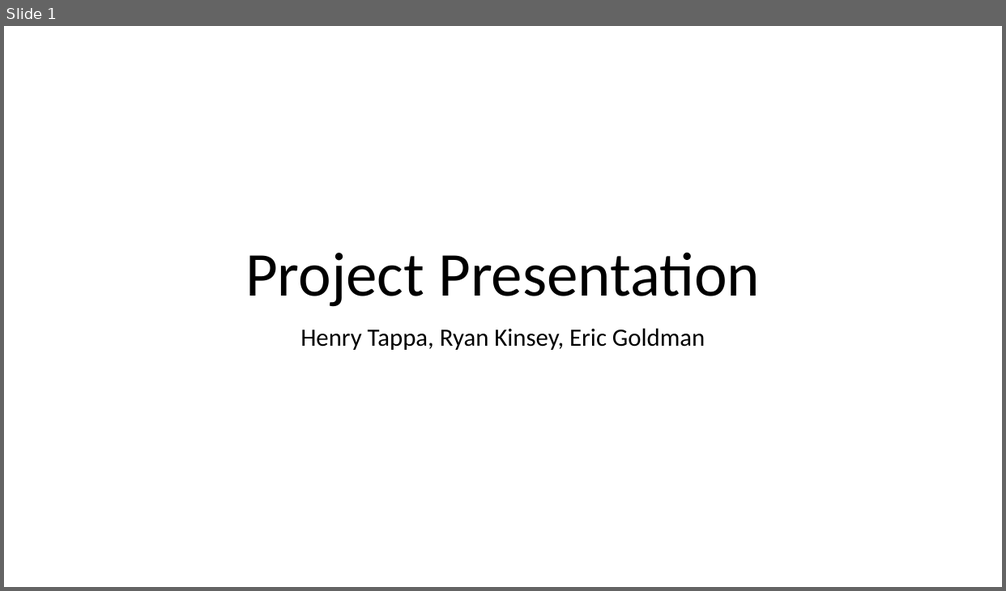
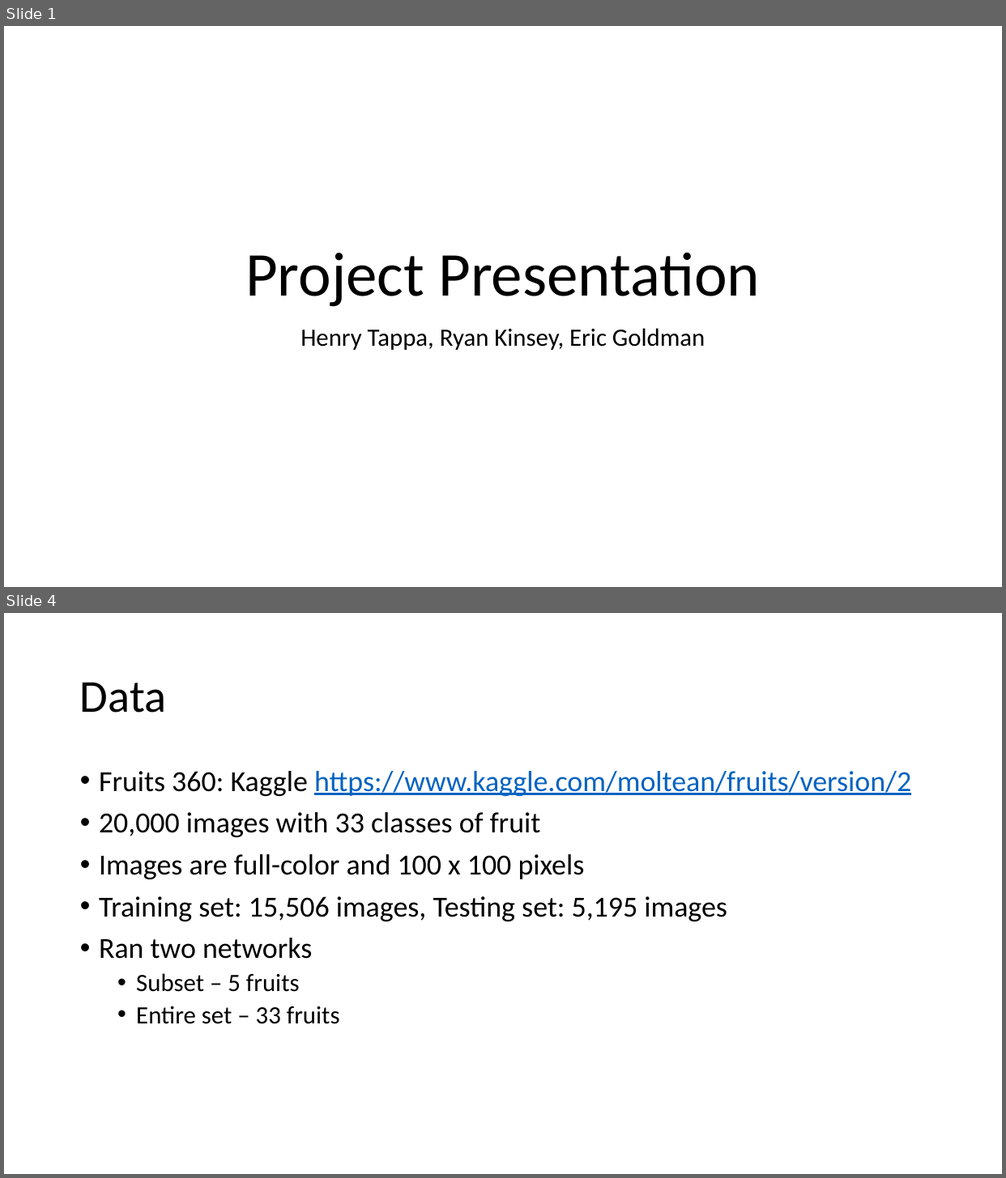
Before and after one commit to htappa/CNN-ImageClassification, a slide deck: Final-Group-Presentation/Group4ProjectPresentation.pptx. Shown one above the other, each under a label of ours: slide 1 before the commit, slides 1 and 4 after it; the slides between them are not shown. The pictures are 1006x591 and 1006x1178 pixels, drawn with LibreOffice and Linux fonts; fonts in the diff are those of the drawing. Boxes give left, top, right and bottom in pixels: in the first picture for what was removed or moved away, otherwise in the second. Text is boxed around its words. In the diff, an @@ line names an element or a change of style, - is before the commit and + after.

```diff
--- a/Final-Group-Presentation/Group4ProjectPresentation.pptx
+++ b/Final-Group-Presentation/Group4ProjectPresentation.pptx
@@ slide 4 added at (4, 613, 1002, 1174), background #FFFFFF @@
@@ title added at (80, 682, 167, 713), 44 pt, text #000000 @@
+Data
@@ text added at (99, 771, 911, 1024), 28 pt, text #000000 @@
+• Fruits 360: Kaggle https://www.kaggle.com/moltean/fruits/version/2
+• 20,000 images with 33 classes of fruit
+• Images are full-color and 100 x 100 pixels
+• Training set: 15,506 images, Testing set: 5,195 images
+• Ran two networks
+  • Subset – 5 fruits
+  • Entire set – 33 fruits
```
Also in this commit, not shown: 8 other slides added, 1 other file.
